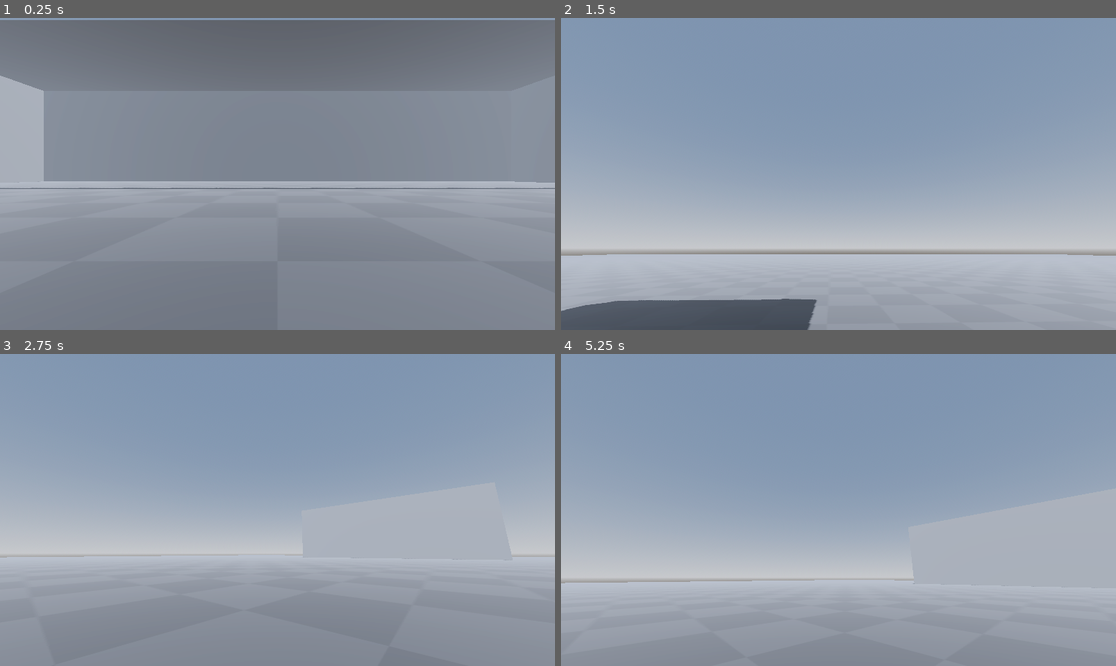
Above: before the commit, frames 1-4 (two rows, left to right).
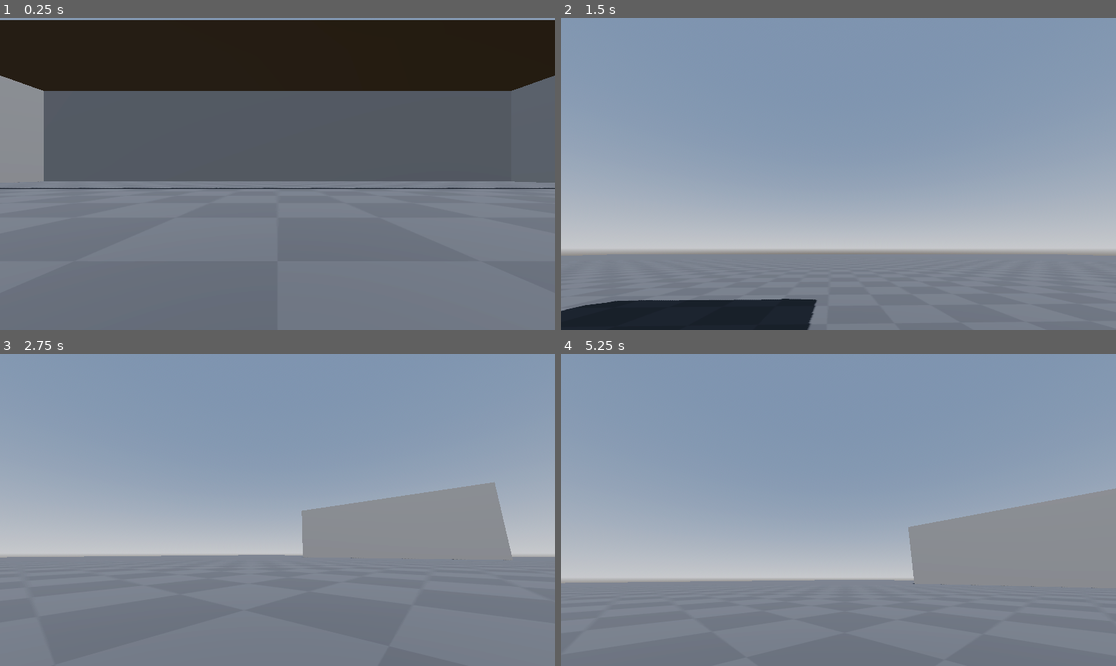
Above: after the commit, the same moments.

Repository: KalebSchmidlkofer/Fps-test
Game: Godot game, scene res://MainLevel.tscn
Same seed, same stepped clock (60 frames per second), same inputs: the game is played once before the commit and once after it.
Inputs (mouse positions are in pixels of both pictures, inside the frame that each line leads up to):
- Up to frame 1 (0.25 s): no input
- Up to frame 2 (1.5 s): tap Enter at 0.5 s; move the mouse to (960, 158) at 0.52 s; hold D (right) 0.53-1.28 s; hold Space (jump) 0.53-1.28 s; click (960, 158) at 0.67 s; move the mouse to (810, 174) at 1.27 s; hold W (forward) from 1.28 s (still down); tap Shift (run) at 1.35 s
- Up to frame 3 (2.75 s): keep holding W (forward); tap Space (jump) at 1.52, 1.55, 1.82 s; move the mouse to (288, 503) at 2.02 s; hold Space (jump) from 2.03 s (still down)
- Up to frame 4 (5.25 s): keep holding W (forward); move the mouse to (832, 516) at 2.77 s; release Space (jump) at 2.78 s; tap Shift (run) at 2.85, 4.35 s; click (832, 516) at 2.92 s; tap Space (jump) at 3.02, 3.05, 3.32, 4.52, 4.55, 4.82 s; move the mouse to (877, 513) at 3.52 s; hold Space (jump) 3.53-4.28 s; move the mouse to (794, 506) at 4.27 s; move the mouse to (844, 510) at 5.02 s; hold Space (jump) from 5.03 s (still down); click (844, 510) at 5.17 s

The runs differ from the first frame. In frame 1, 64% of the frame differs, in the area x 0-100%, y 0-73%; in frame 2, 24%; in frame 3, 22%; in frame 4, 31%.

Commit message:
update: wall jumping no longer consumes double jump as well

Diff:
--- a/MainLevel.tscn
+++ b/MainLevel.tscn
@@ -16,7 +16,6 @@
 sky = SubResource("Sky_tftdh")
 tonemap_mode = 2
 glow_enabled = true
-fog_enabled = true
 fog_sun_scatter = 1.0
 
 [sub_resource type="PlaneMesh" id="PlaneMesh_7ctji"]
@@ -109,14 +108,14 @@
 [node name="CollisionShape3D" type="CollisionShape3D" parent="Node/Big Building/InsideBuilding/StaticBody3D"]
 shape = SubResource("ConcavePolygonShape3D_e20dm")
 
-[node name="MeshInstance3D" type="MeshInstance3D" parent="Node"]
+[node name="Wall" type="MeshInstance3D" parent="Node"]
 transform = Transform3D(1, 0, 0, 0, 1, 0, 0, 0, 1, -74.7882, 9.84174, 22.8037)
 mesh = SubResource("BoxMesh_b1jaj")
 script = ExtResource("2_fmph0")
 
-[node name="StaticBody3D" type="StaticBody3D" parent="Node/MeshInstance3D"]
+[node name="StaticBody3D" type="StaticBody3D" parent="Node/Wall"]
 
-[node name="CollisionShape3D" type="CollisionShape3D" parent="Node/MeshInstance3D/StaticBody3D"]
+[node name="CollisionShape3D" type="CollisionShape3D" parent="Node/Wall/StaticBody3D"]
 shape = SubResource("ConcavePolygonShape3D_omf76")
 
 [node name="Player" type="CharacterBody3D" parent="."]
--- a/Player/Player.gd
+++ b/Player/Player.gd
@@ -8,6 +8,7 @@
 @export_range(0, 30, 0.2) var double_jump_power: float = 10
 @export_range(-10, 60, 0.2) var character_speed: float = 5.0
 @export_range(-10, 60, 0.2) var character_jump: float = 4.6
+@export_range(1, 60, 1) var wall_jumps: int = 1
 @export_range(2, 100, 0.2) var wall_jump_speed: float = 10.4
 @export_range(2, 60, 0.5) var multiply_run: float = 3.0
 @export_range(1, 15000, 5) var staminabase: float = 20
@@ -18,6 +19,7 @@
 
 var stamina=staminabase
 var current_double_jumps=double_jumps
+var current_wall_jumps=wall_jumps
 @onready var neck := $Neck
 @onready var camera := $Neck/Camera3D
 
@@ -51,6 +53,7 @@
 
 	if is_on_floor():
 		current_double_jumps = double_jumps
+		current_wall_jumps = wall_jumps
 
 
 	# Handle jump.
@@ -74,13 +77,14 @@
 	var direction = (neck.transform.basis * Vector3(input_dir.x, 0, input_dir.y)).normalized()
 
 	if Input.is_action_just_pressed("jump") and is_on_floor():
-		velocity.y = character_jump
+		velocity.y += character_jump
 
-	if Input.is_action_just_pressed("jump") and is_on_wall():
+	if Input.is_action_just_pressed("jump") and is_on_wall() and current_wall_jumps > 0:
+		current_wall_jumps-=1
 		velocity.y = character_jump/1.2
 		velocity.x = character_jump*wall_jump_speed
 
-	if Input.is_action_just_pressed("jump") and current_double_jumps > 0 and not is_on_floor():
+	if Input.is_action_just_pressed("jump") and current_double_jumps > 0 and not is_on_floor() and not is_on_wall():
 		current_double_jumps-=1
 		velocity.y += double_jump_power
 
